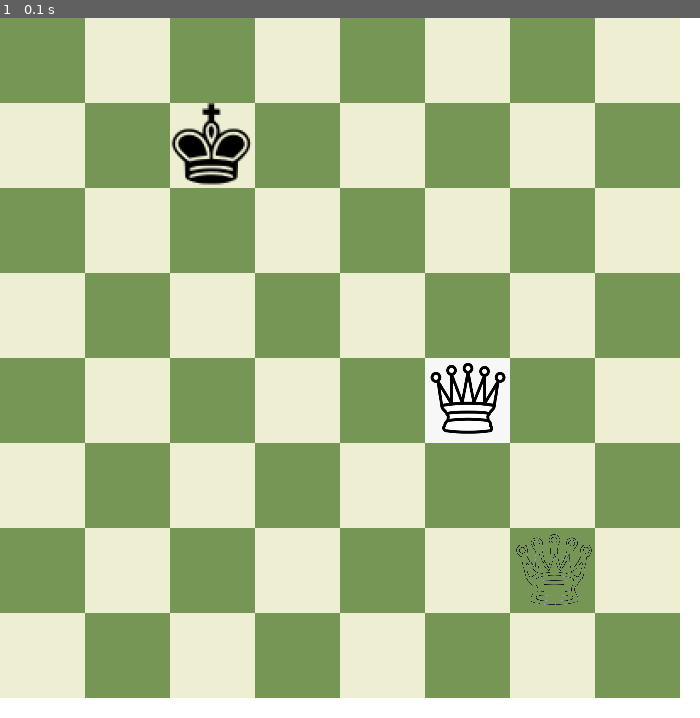
Above: before the commit, frame 1.
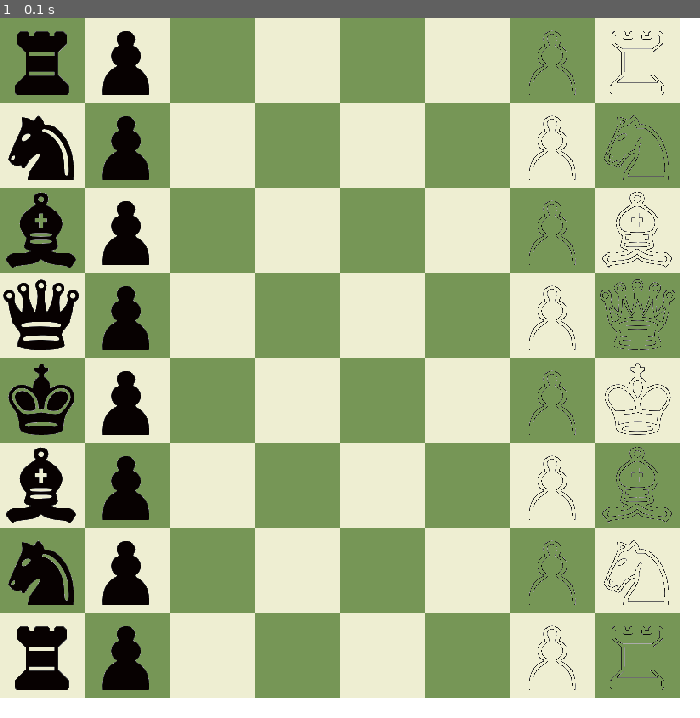
Above: after the commit, the same moment.

Repository: Amiros1322/Chess
Game: pygame game, started from Main.py
Same seed, same stepped clock (60 frames per second), same inputs: the game is played once before the commit and once after it.
Inputs:
- Up to frame 1 (0.1 s): no input

The runs differ from the first frame. In frame 1, 11% of the frame differs, in the area x 0-97%, y 1-96%.

Commit message:
Added sprite kwargs to board and pieces to support easy sprite reference from the 'backend' board. Added initial board layout to gui loop

Diff:
--- a/Bishop.py
+++ b/Bishop.py
@@ -3,8 +3,8 @@
 
 class Bishop(Piece, Diagonal):
 
-    def __init__(self, x, y, color):
-        super().__init__(x, y, color)
+    def __init__(self, x, y, color, sprite=None):
+        super().__init__(x, y, color, sprite=sprite)
 
     def __str__(self):
         if self.color == "white":
--- a/Board.py
+++ b/Board.py
@@ -9,16 +9,33 @@
 
 class Board:
 
-    def __init__(self, use_gui=False):
+    def __init__(self, sprite_dict=None):
 
         # originally used 2d arr for board implementation because of string formatting
         # problems. Should refactor to 1 board
-        self.is_gui=use_gui
+
+        if sprite_dict is None:
+            use_gui = False
+            self.sprite_dict = {"pawn": {"white": None, "black": None}, "knight": {"white": None, "black": None},
+                                "bishop": {"white": None, "black": None}, "rook": {"white": None, "black": None},
+                                "queen": {"white": None, "black": None}, "king": {"white": None, "black": None}}
+        elif self._spirte_dict_val(sprite_dict):
+            use_gui = True
+            self.sprite_dict = sprite_dict
+        else:
+            raise Exception("Invalid Sprite_dict")
+
+        self.back_board = self.__new_back_board()
+
+        self.use_gui = use_gui
+
         if use_gui:
-            self.str_board = self.__new_gui_board() #TODO: implement GUI board
+            # self.str_board = self.__new_gui_board() #TODO: implement GUI board
+            self.move_op_mark = None
         else:
             self.str_board = self.__new_str_board()
-        self.back_board = self.__new_back_board()
+            self.move_op_mark = "?"
+
 
     # Not used anywhere. Was for debugging
     def print_back(self):
@@ -30,7 +47,7 @@
         self.back_board[old_y][old_x].move(new_x, new_y, self.back_board, self.str_board)
 
     def print_front(self):
-        if self.is_gui:
+        if self.use_gui:
             raise NotImplementedError
         else:
             print(" ", ['0', '1', '2', '3', '4', '5', '6', '7'])
@@ -87,19 +104,24 @@
 
     def __new_gui_board(self):
         #TODO: implement
+
         raise NotImplementedError
 
     # creates new object board representation
     def __new_back_board(self):
-        black_back = [Rook(0, 0, "black"), Knight(1, 0, "black"), Bishop(2, 0, "black"), Queen(3, 0, "black"),
-                      King(4, 0, "black"), Bishop(5, 0, "black"), Knight(6, 0, "black"), Rook(7, 0, "black")]
-        white_back = [Rook(0, 7, "white"), Knight(1, 7, "white"), Bishop(2, 7, "white"), Queen(3, 7, "white"),
-                      King(4, 7, "white"), Bishop(5, 7, "white"), Knight(6, 7, "white"), Rook(7, 7, "white")]
+        black_back = [Rook(0, 0, "black", sprite=self.sprite_dict["rook"]["black"]), Knight(1, 0, "black", sprite=self.sprite_dict["knight"]["black"]),
+                      Bishop(2, 0, "black", sprite=self.sprite_dict["bishop"]["black"]), Queen(3, 0, "black", sprite=self.sprite_dict["queen"]["black"]),
+                      King(4, 0, "black", sprite=self.sprite_dict["king"]["black"]), Bishop(5, 0, "black", sprite=self.sprite_dict["bishop"]["black"]),
+                      Knight(6, 0, "black", sprite=self.sprite_dict["knight"]["black"]), Rook(7, 0, "black", sprite=self.sprite_dict["rook"]["black"])]
+        white_back = [Rook(0, 7, "white", sprite=self.sprite_dict["rook"]["white"]), Knight(1, 7, "white", sprite=self.sprite_dict["knight"]["white"]),
+                      Bishop(2, 7, "white", sprite=self.sprite_dict["bishop"]["white"]), Queen(3, 7, "white", sprite=self.sprite_dict["queen"]["white"]),
+                      King(4, 7, "white", sprite=self.sprite_dict["king"]["white"]), Bishop(5, 7, "white", sprite=self.sprite_dict["bishop"]["white"]),
+                      Knight(6, 7, "white", sprite=self.sprite_dict["knight"]["white"]), Rook(7, 7, "white", sprite=self.sprite_dict["rook"]["white"])]
 
         white_pawns, black_pawns, empty1, empty2, empty3, empty4 = [], [], [], [], [], []
         for i in range(8):
-            white_pawns.append(Pawn(i, 6, "white"))
-            black_pawns.append(Pawn(i, 1, "black"))
+            white_pawns.append(Pawn(i, 6, "white", sprite=self.sprite_dict["pawn"]["white"]))
+            black_pawns.append(Pawn(i, 1, "black", sprite=self.sprite_dict["pawn"]["black"]))
             empty1.append(None)
             empty2.append(None)
             empty3.append(None)
@@ -108,3 +130,17 @@
         back_board = [black_back, black_pawns, empty1, empty2, empty3, empty4, white_pawns, white_back]
 
         return back_board
+
+    # Does not check the sprites, only checks that there is one of every piece
+    #
+    def _spirte_dict_val(self, sprite_dict) -> bool:
+        input_set = set([x.lower() for x in sprite_dict.keys()])
+        if input_set != {"pawn", "knight", "bishop", "rook", "queen", "king"}:
+            print("Invalid piece keys in sprite_dict")
+            return False
+
+        for val in sprite_dict.values():
+            if set(val.keys()) != {"black", "white"}:
+                print("Invalid color values keys in sprite_dict")
+                return False
+        return True
--- a/King.py
+++ b/King.py
@@ -1,8 +1,8 @@
 from Piece import Piece
 class King(Piece):
 
-    def __init__(self, x, y, color):
-        super().__init__(x, y, color)
+    def __init__(self, x, y, color, sprite=None):
+        super().__init__(x, y, color, sprite=sprite)
         self.can_castle = True
 
     def __str__(self):
--- a/Knight.py
+++ b/Knight.py
@@ -1,8 +1,8 @@
 from Piece import Piece
 class Knight(Piece):
 
-    def __init__(self, x, y, color):
-        super().__init__(x, y, color)
+    def __init__(self, x, y, color, sprite=None):
+        super().__init__(x, y, color, sprite=sprite)
 
     def __str__(self):
         if self.color == "white":
--- a/Pawns.py
+++ b/Pawns.py
@@ -10,8 +10,8 @@
     # iterating on all of the pawns.
     en_passant = None
 
-    def __init__(self, x, y, color):
-        super().__init__(x, y, color)
+    def __init__(self, x, y, color, sprite=None):
+        super().__init__(x, y, color, sprite=sprite)
         # if a pawn moves 2 squares, an opponent may do take the piece and move to the first
         # square the pawn moved past.
 
--- a/Piece.py
+++ b/Piece.py
@@ -6,13 +6,15 @@
 
     @abstractmethod
     def __init__(self, x, y, color, sprite=None):
+
         # add a check that the sprite is actually a sprite
         if sprite is None:
             self._is_gui = False
         else:
             self._is_gui = True
+        self._sprite = sprite
 
-        self._sprite = sprite
+
         self.x = x
         self.y = y
         self.color = color
@@ -76,7 +78,7 @@
 
     def empty_vis(self):
         if self._is_gui:
-            # The sprite if there is nothing there
-            raise NotImplementedError
+            # The sprite if there is nothing there (empty square returned on None)
+            return None
         else:
             return '_'
--- a/PyGameGUI.py
+++ b/PyGameGUI.py
@@ -1,4 +1,5 @@
 import pygame
+from Board import Board
 from SpriteSheet import *
 from pygame.locals import (
     K_UP,
@@ -10,6 +11,7 @@
     QUIT,
     MOUSEBUTTONDOWN,
 )
+
 #
 # # init pygame
 # pygame.init()
@@ -23,7 +25,7 @@
 #         self.rect = self.surf.get_rect()
 #
 # # settings, constants
-FPS = 24 # Chess doesnt need a high fps.
+FPS = 24  # Chess doesnt need a high fps.
 SCREEN_WIDTH, SCREEN_HEIGHT = 700, 700
 BOARD_LENGTH = 8
 SQUARE_LENGTH = 85
@@ -48,17 +50,18 @@
 # king_img_spsh = pygame.transform.scale(king_img_spsh, (SQUARE_LENGTH, SQUARE_LENGTH))
 # king_img_spsh.set_colorkey((0,0,0))
 
-sprite_sheet = PieceSpriteSheet(sprite_sh_img, bounding_size, white_top=False, piece_order=("king", "queen", "rook", "bishop",
-                                                                                            "knight", "pawn"),
-                                delta_x=166, delta_y=143, start_x=22, start_y=22)
-king_img_spsh = sprite_sheet.get_image("queen", True, (0, 0, 0), SQUARE_LENGTH, SQUARE_LENGTH)
-
+sprite_sheet = PieceSpriteSheet(sprite_sh_img, bounding_size, white_top=False,
+                                piece_order=("king", "queen", "rook", "bishop",
+                                             "knight", "pawn"),
+                                delta_x=168, delta_y=143, start_x=22, start_y=22)
+king_img_spsh = sprite_sheet.get_image("queen", False, (0, 0, 0), SQUARE_LENGTH, SQUARE_LENGTH)
 
 images_2d = [[None for i in range(BOARD_LENGTH)] for j in range(BOARD_LENGTH)]  # Makes 2d list with Nones
 
 
 def extract_spritesheet_image(board, sprite_length, sprite_width, row, column):
     pass
+
 
 # creates 2 surfaces to use for drawing.
 def draw_board_surfaces(c1, c2):
@@ -80,6 +83,7 @@
             else:
                 board[row][col].fill(color2)  # Grey
 
+
 def draw_board_2_surfaces(board):
     for row in range(BOARD_LENGTH):
         for col in range(BOARD_LENGTH):
@@ -89,6 +93,7 @@
             else:
                 board[row][col].fill(color2)  # Grey
 
+
 def render_board(board):
     # Fill background with white
     screen.fill((255, 255, 255))
@@ -97,7 +102,8 @@
             if board[row][col] != None:
                 screen.blit(board[row][col], (row * SQUARE_LENGTH, col * SQUARE_LENGTH))
                 if row == 4 and col == 1:
-                    screen.blit(king_img, (row*SQUARE_LENGTH, col*SQUARE_LENGTH))
+                    screen.blit(king_img, (row * SQUARE_LENGTH, col * SQUARE_LENGTH))
+
 
 def render_board_2_surf(piece_board, s1, s2):
     # Fill background with white
@@ -112,19 +118,34 @@
                 screen.blit(s2, coords)
 
             if piece_board[row][col] != None:
-                screen.blit(piece_board[row][col], coords)
+                screen.blit(piece_board[row][col]._sprite, coords)
+
 
 def draw_image(board):
     # king starting position
     board[2][1] = king_img
     board[5][4] = pygame.transform.scale(queen_img, (SQUARE_LENGTH, SQUARE_LENGTH))
-    board[5][4].set_colorkey((100,100,100))
+    board[5][4].set_colorkey((100, 100, 100))
     board[6][6] = king_img_spsh
+
+# Given a spritesheet of chess pieces, returns a dictionary mapping each piece type to its sprite:
+# {piece_name: {white: piece white sprite, black: piece black sprite}...}
+def create_sprite_dict(piece_spsh: PieceSpriteSheet):
+    piece_dict = dict()
+    pieces = ("pawn", "knight", "bishop", "rook", "queen", "king")
+    for piece in pieces:
+        piece_dict[piece] = {"white": piece_spsh.get_image(piece, True, (0, 0, 0), SQUARE_LENGTH, SQUARE_LENGTH),
+                             "black": piece_spsh.get_image(piece, False, (0, 0, 0), SQUARE_LENGTH, SQUARE_LENGTH)}
+    return piece_dict
 
 
 # Make surfaces for each squares and fill with colored surface if empty
 surf_1, surf_2 = draw_board_surfaces(color1, color2)
 draw_image(images_2d)
+
+# Make board
+sprite_dict = create_sprite_dict(sprite_sheet)
+log_board = Board(sprite_dict=sprite_dict)
 
 # run loop
 running = True
@@ -144,13 +165,12 @@
         # screen.blit(king_img, (0, 0))
 
     # renders board in checkerboard pattern with
-    render_board_2_surf(images_2d, surf_1, surf_2)
+    render_board_2_surf(log_board.back_board, surf_1, surf_2)
 
     # Flip display
     pygame.display.flip()
 
 pygame.quit()
-
 
 # pygame.init()
 # screen = pygame.display.set_mode((SCREEN_WIDTH, SCREEN_HEIGHT))
--- a/Queen.py
+++ b/Queen.py
@@ -3,8 +3,8 @@
 from Horizontal import Horizontal
 class Queen(Piece, Diagonal, Horizontal):
 
-    def __init__(self, x, y, color):
-        super().__init__(x, y, color)
+    def __init__(self, x, y, color, sprite=None):
+        super().__init__(x, y, color, sprite=sprite)
 
     def __str__(self):
         if self.color == "white":
--- a/Rook.py
+++ b/Rook.py
@@ -4,8 +4,8 @@
 
 class Rook(Piece, Horizontal):
 
-    def __init__(self, x, y, color):
-        super().__init__(x, y, color)
+    def __init__(self, x, y, color, sprite=None):
+        super().__init__(x, y, color, sprite=sprite)
 
     def __str__(self):
         if self.color == "white":
